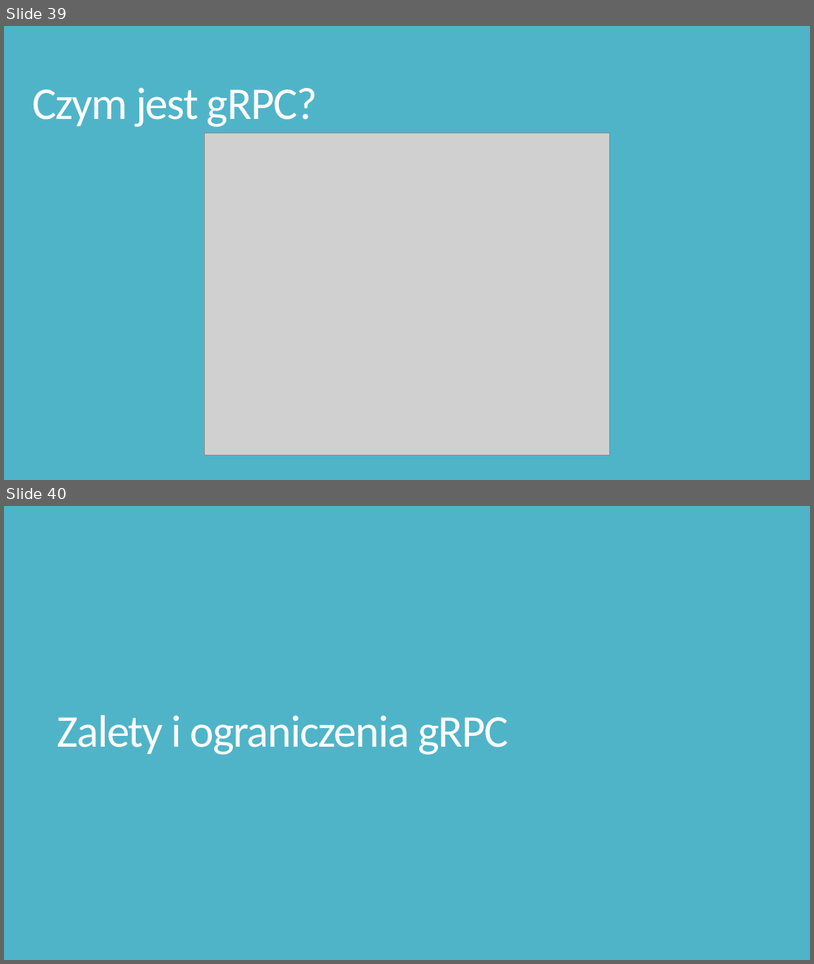
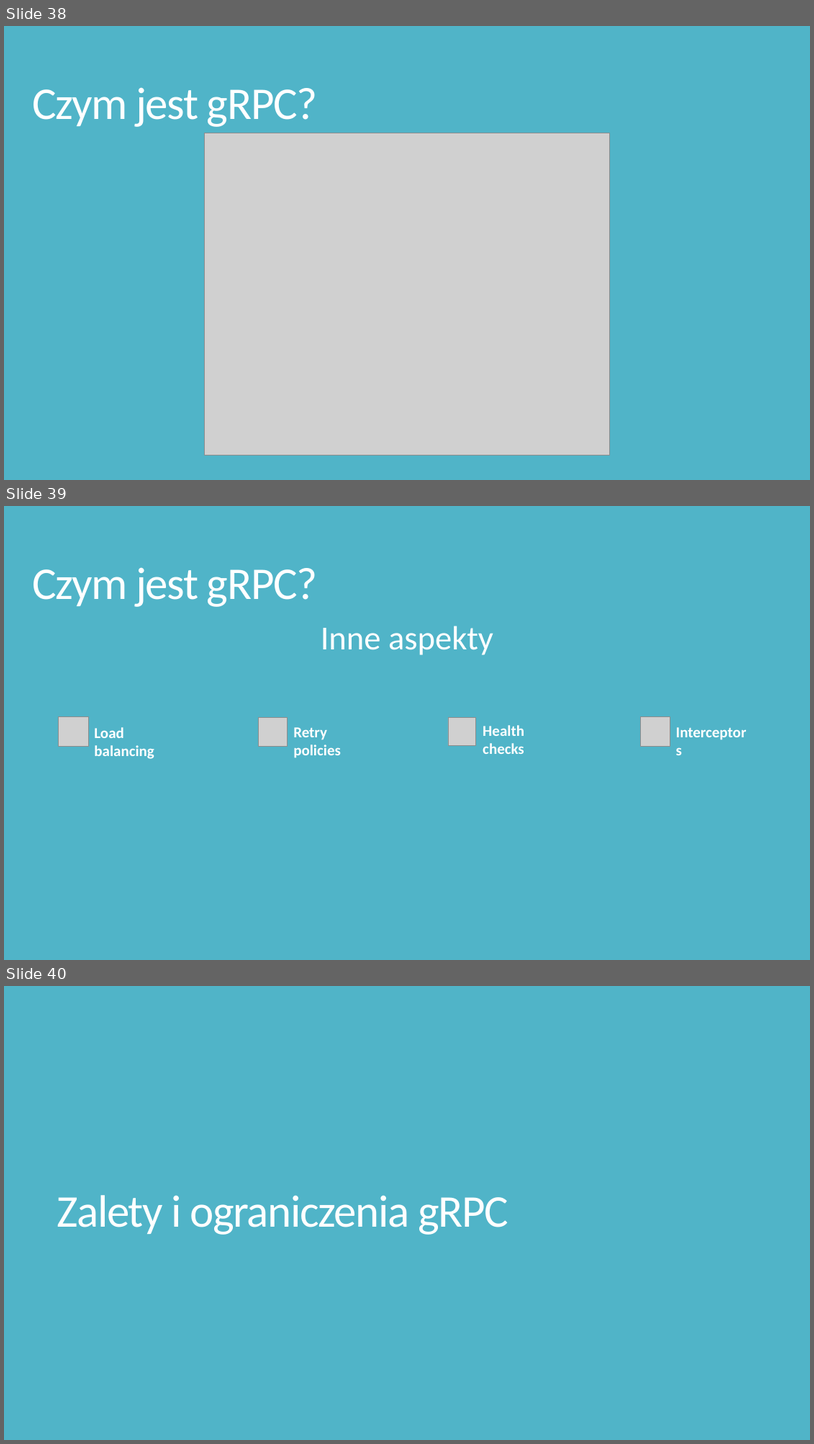
Before and after one commit to lglowinski/PlayingWithGrpc, a slide deck: grpcPrezentacja/gRPCwNET.pptx. Shown one above the other, each under a label of ours: slides 39 and 40 before the commit, slides 38, 39 and 40 after it. The pictures are 814x964 and 814x1444 pixels, drawn with LibreOffice and Linux fonts; fonts in the diff are those of the drawing; grey boxes stand for pictures. Boxes give left, top, right and bottom in pixels: in the first picture for what was removed or moved away, otherwise in the second. Text is boxed around its words. In the diff, an @@ line names an element or a change of style, - is before the commit and + after.

```diff
--- a/grpcPrezentacja/gRPCwNET.pptx
+++ b/grpcPrezentacja/gRPCwNET.pptx
@@ slide 39 added at (x1=4, y1=506, x2=810, y2=960), background #50B4C8 @@
@@ title added at (x1=32, y1=567, x2=318, y2=607), 54 pt, text #FFFFFF @@
+Czym jest gRPC?
@@ text added at (x1=321, y1=626, x2=494, y2=655), 40 pt, text #FFFFFF @@
+Inne aspekty
@@ picture added at (x1=59, y1=716, x2=88, y2=746) @@
@@ picture added at (x1=259, y1=717, x2=288, y2=746) @@
@@ picture added at (x1=448, y1=718, x2=476, y2=746) @@
@@ picture added at (x1=640, y1=716, x2=670, y2=746) @@
@@ text added at (x1=671, y1=720, x2=756, y2=744), 18 pt, text #FFFFFF, bold @@
+Interceptors
@@ text added at (x1=94, y1=727, x2=154, y2=759), 18 pt, text #FFFFFF, bold @@
+Load balancing
@@ text added at (x1=293, y1=727, x2=341, y2=758), 18 pt, text #FFFFFF, bold @@
+Retry policies
@@ text added at (x1=483, y1=725, x2=525, y2=754), 18 pt, text #FFFFFF, bold @@
+Health checks
@@ what was slide 39 is now slide 38 @@
```
Also in this commit, not shown: 1 slide changed, 1 other slide added, 1 slide removed, 7 other files.
